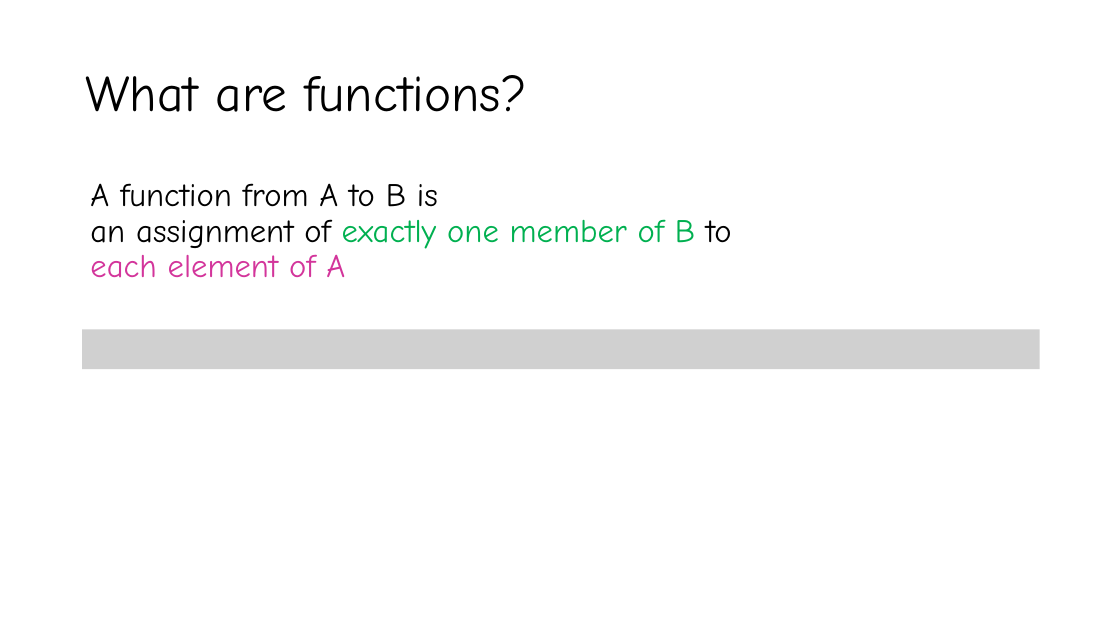
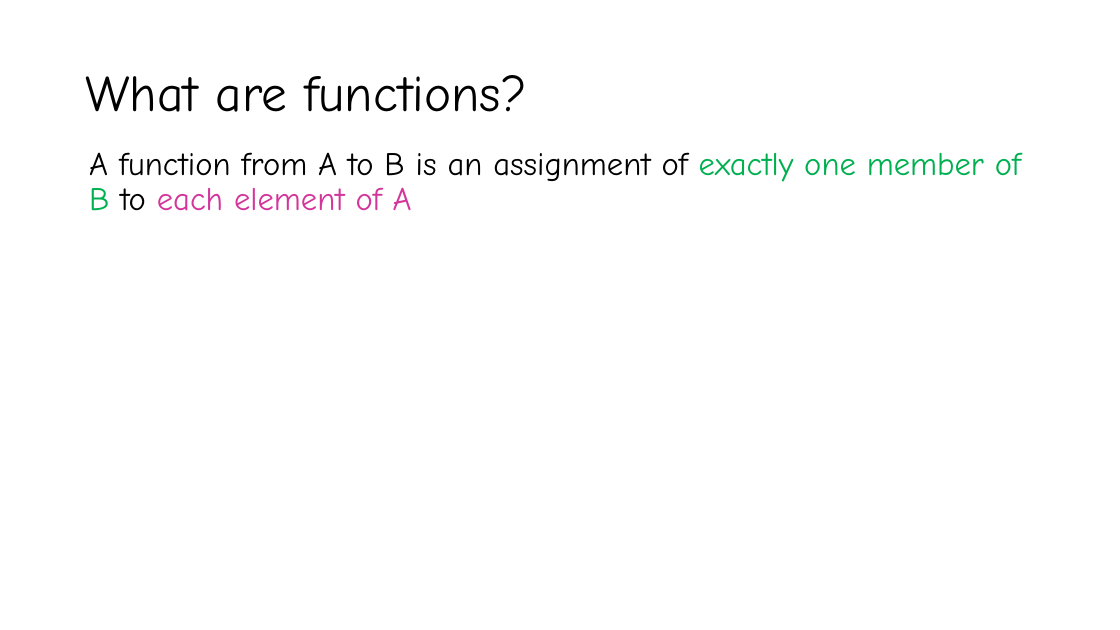
Before and after one commit to YeasirRayhanPrince/yeasirrayhanprince.github.io, a slide deck: slide 5 of cse106/slides/Lecture5.pptx (slide 3 before the commit). Drawn at 1120x630 pixels with LibreOffice and Linux fonts; fonts in the diff are those of the drawing; grey boxes stand for pictures. Boxes give left, top, right and bottom in pixels: in the first picture for what was removed or moved away, otherwise in the second. Text is boxed around its words. In the diff, an @@ line names an element or a change of style, - is before the commit and + after.

```diff
--- a/cse106/slides/Lecture5.pptx
+++ b/cse106/slides/Lecture5.pptx
@@ text "A function from A to ..." rewrapped from (90,183,732,278) to (89,152,1021,211) @@
@@ picture removed at (82,329,1040,369) @@
```
Also in this commit, not shown: 6 other slides changed, 5 slides added, 1 slide removed, 6 other files.
